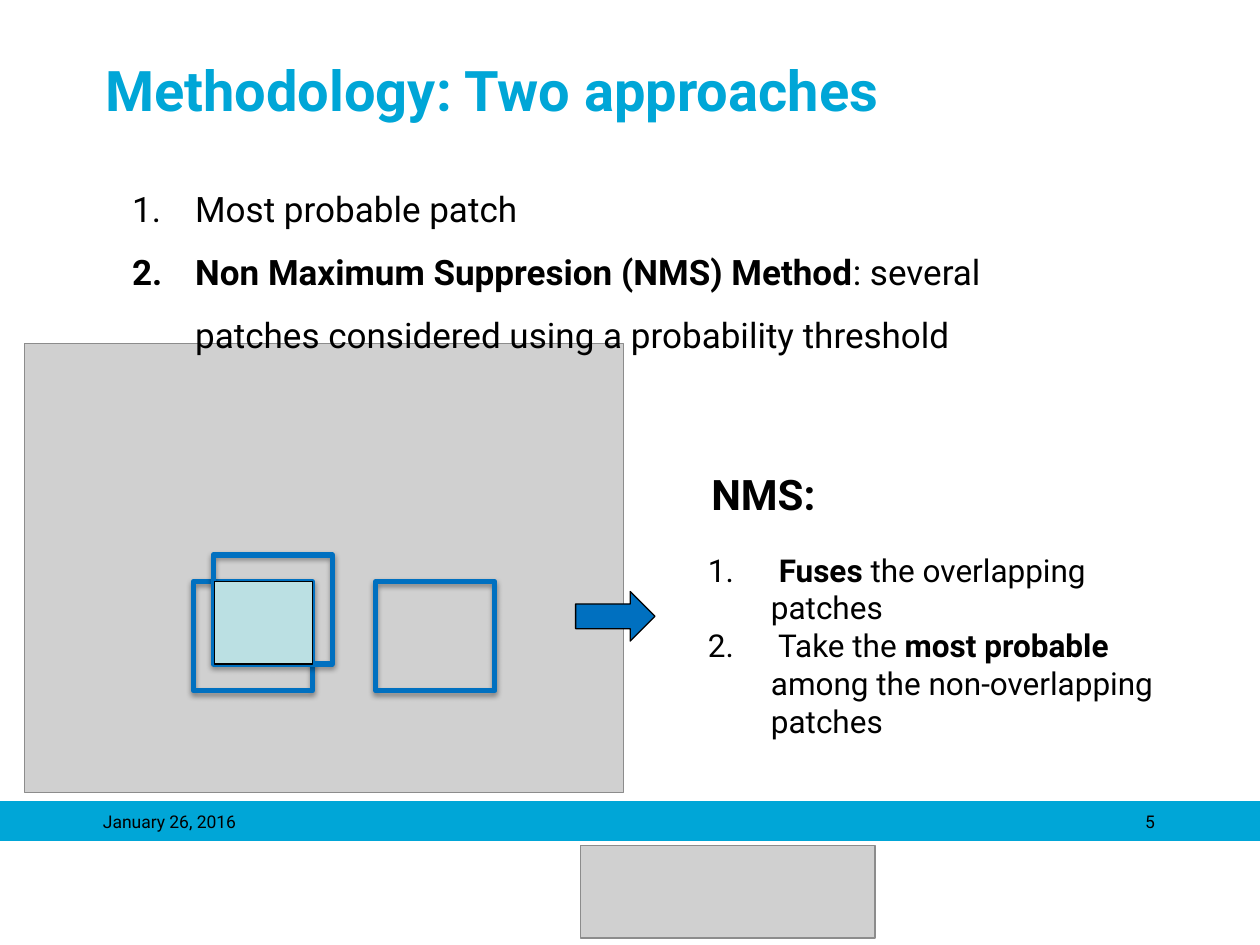
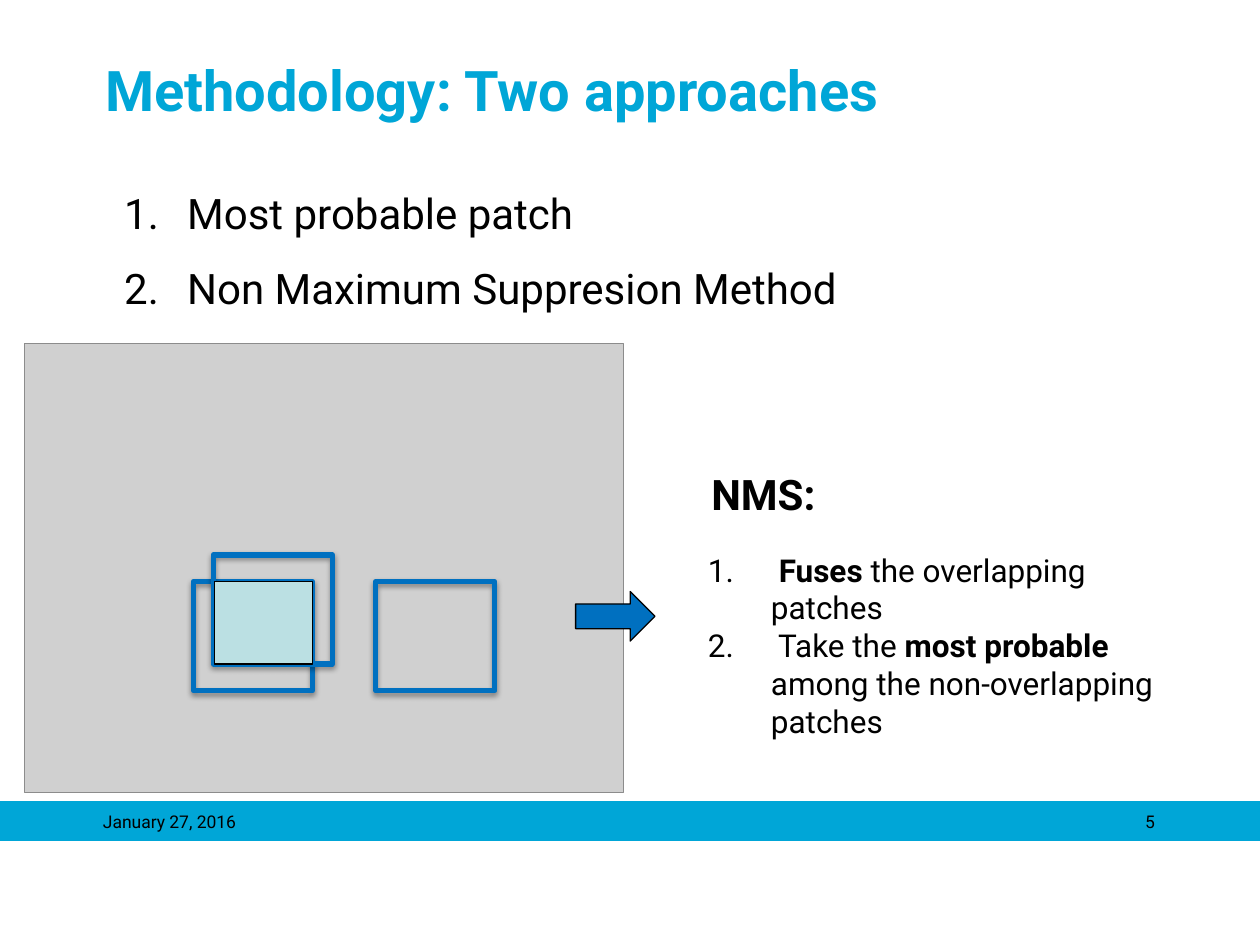
Before and after one commit to mariasv/MM_MedVis_Project, a slide deck: slide 5 of ppt/Object Detection in Medical Images_maria.pptx. Drawn at 1260x945 pixels with LibreOffice and Linux fonts; fonts in the diff are those of the drawing; grey boxes stand for pictures; background and template pictures are left out. Boxes give left, top, right and bottom in pixels: in the first picture for what was removed or moved away, otherwise in the second. Text is boxed around its words. In the diff, an @@ line names an element or a change of style, - is before the commit and + after.

```diff
--- a/ppt/Object Detection in Medical Images_maria.pptx
+++ b/ppt/Object Detection in Medical Images_maria.pptx
@@ text "Most probable patch" moved from (x1=195, y1=195, x2=980, y2=356) to (x1=187, y1=197, x2=836, y2=313) @@
@@ text at (x1=187, y1=197, x2=573, y2=238): size 20 to 24 pt in "Most probable patch" @@
@@ text at (x1=187, y1=272, x2=836, y2=313): text changed; size 20 to 24 pt @@
-2. Non Maximum Suppresion (NMS) Method: several patches considered using a probability threshold
+2. Non Maximum Suppresion Method
@@ text at (x1=103, y1=815, x2=236, y2=832): text changed @@
-January 26, 2016
+January 27, 2016
@@ picture removed at (x1=581, y1=845, x2=876, y2=937) @@
```
Also in this commit, not shown: 14 other slides changed, 2 slides added, 3 slides removed.
